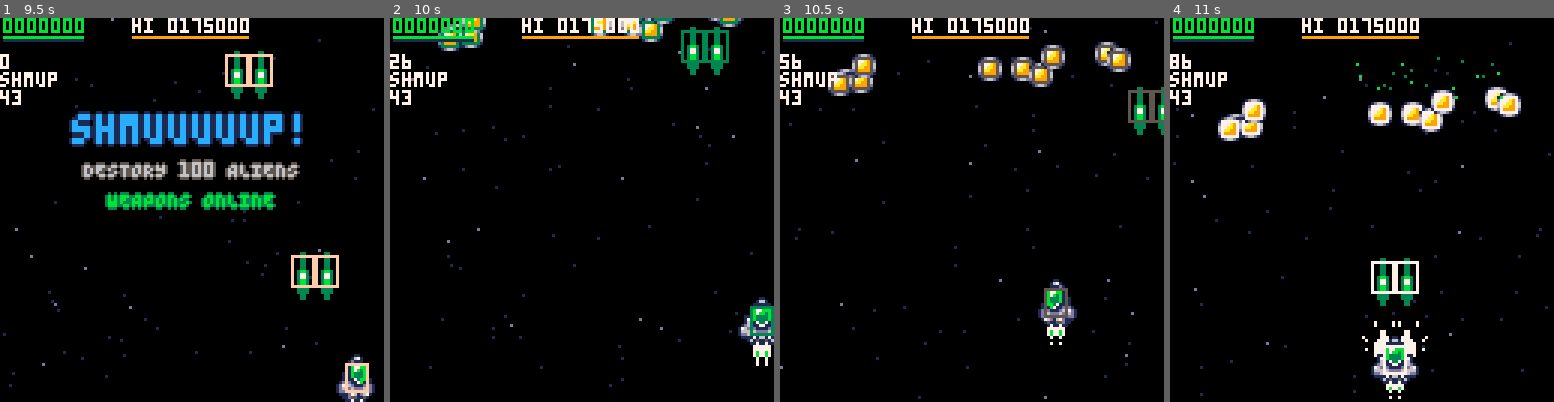
Above: before the commit, frames 1-4 (left to right).
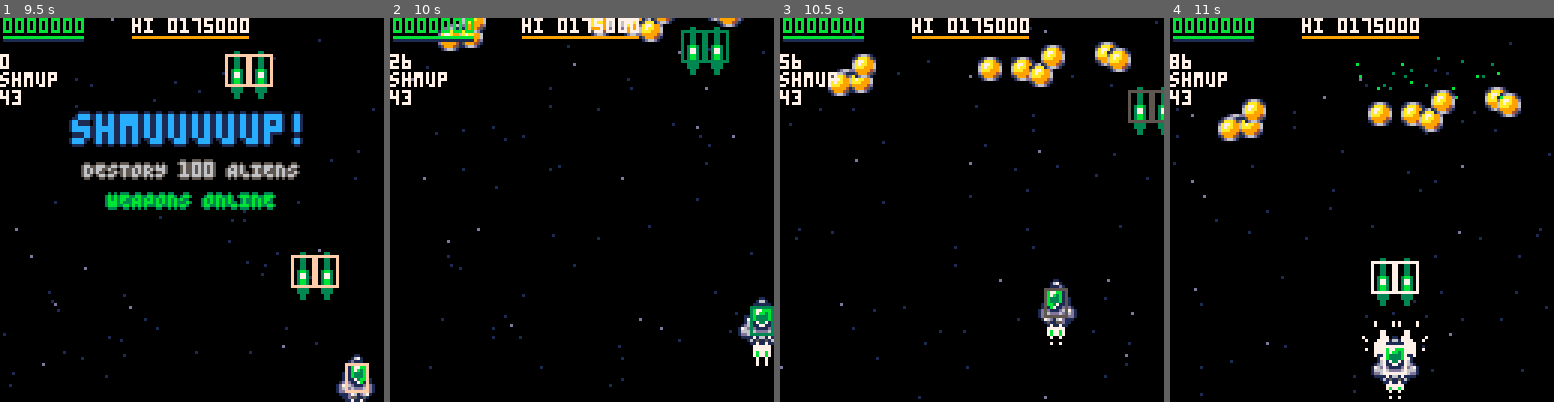
Above: after the commit, the same moments.

Repository: wimpysworld/antsy-alien-attack-pico
Game: PICO-8 cartridge main.p8
Two runs of this game, one before a commit and one after it. Both use one fixed random seed, a clock stepped at 60 frames per second and the inputs below.
Inputs:
- Up to frame 1 (9.5 s): tap X (X key) at 0.33, 1.07, 1.85, 2.97, 4.08, 5.2, 6.32, 7.43, 8.55 s; tap O (Z key) at 0.7, 1.7, 2.1, 2.5, 2.9, 3.3, 3.7, 4.1, 4.5, 4.9, 5.3, 5.7, 6.1, 6.5, 6.9, 7.3, 7.7, 8.1, 8.5, 8.9, 9.3 s; hold Right 1.6-2.1 s; hold Up 2.15-2.42 s; hold Right 2.47-3.03 s; hold Left 3.08-3.58 s; hold Down 3.63-3.97 s; hold Right 4.02-4.68 s; hold Up 4.73-5.03 s; hold Left 5.08-5.68 s; hold Down 5.73-6.03 s; hold Right 6.08-6.58 s; hold Right 6.63-7.13 s; hold Up 7.18-7.45 s; hold Right 7.5-8.07 s; hold Left 8.12-8.62 s; hold Down 8.67-9 s; hold Right from 9.05 s (still down)
- Up to frame 2 (10 s): tap X (X key) at 9.67 s; tap O (Z key) at 9.7 s; release Right at 9.72 s; hold Up from 9.77 s (still down)
- Up to frame 3 (10.5 s): release Up at 10.07 s; tap O (Z key) at 10.1 s; hold Left from 10.12 s (still down)
- Up to frame 4 (11 s): tap O (Z key) at 10.5, 10.9 s; release Left at 10.72 s; hold Down from 10.77 s (still down); tap X (X key) at 10.78 s

Frame 1 is identical in both runs. In frame 2, 0.4% of the frame differs, in the area x 13-91%, y 0-8%; in frame 3, 0.8%; in frame 4, 1.0%, in the area x 13-91%, y 18-32%.

Commit message:
feat: add asteroid "breed" of alien

Diff:
--- a/main.p8
+++ b/main.p8
@@ -1269,18 +1269,37 @@
 
  al=aliens[#aliens]
  al.breed=breed
- al.hp=40
- al.debris_size=1
- al.explosion_size=1
- al.sprite=sprite_create({66},1,1)
- sprite_hitbox(al.sprite,1,1,5,5)
- al.sprite.show_hitbox=true
+ if breed=="asteroid" then
+  al.hp=30
+  al.debris_size=2
+  al.explosion_size=2
+  local rocks=split("71,72,73,74")
+  if (rnd_range(1,2)==2) rocks=split("87,88,89,90")
+  al.sprite=sprite_create(rocks,1,1)
+  sprite_hitbox(al.sprite,2,1,3,4)
+  al.sprite.frame=rnd_range(1,#rocks)
+  al.sprite.show_hitbox=true
+  al.speed_y=1+(rnd(0.5))
+  al.speed_x=-0.50+rnd(0.5)+0.25
+ else
+  al.hp=40
+  al.debris_size=1
+  al.explosion_size=1
+  al.sprite=sprite_create({66},1,1)
+  sprite_hitbox(al.sprite,1,1,5,5)
+  //al.sprite.show_hitbox=true
+ end
 end
 
 function update_aliens()
  for al in all(aliens) do
   al.y+=al.speed_y
-  al.sprite.frame+=0.075
+  if al.breed=="asteroid" then
+    al.sprite.frame+=0.085
+    al.x+=al.speed_x
+  else
+    al.sprite.frame+=0.075
+  end
   if (flr(al.sprite.frame)>#al.sprite.frames) al.sprite.frame=1
 
   if is_outside_playarea(al.x,al.y) then
